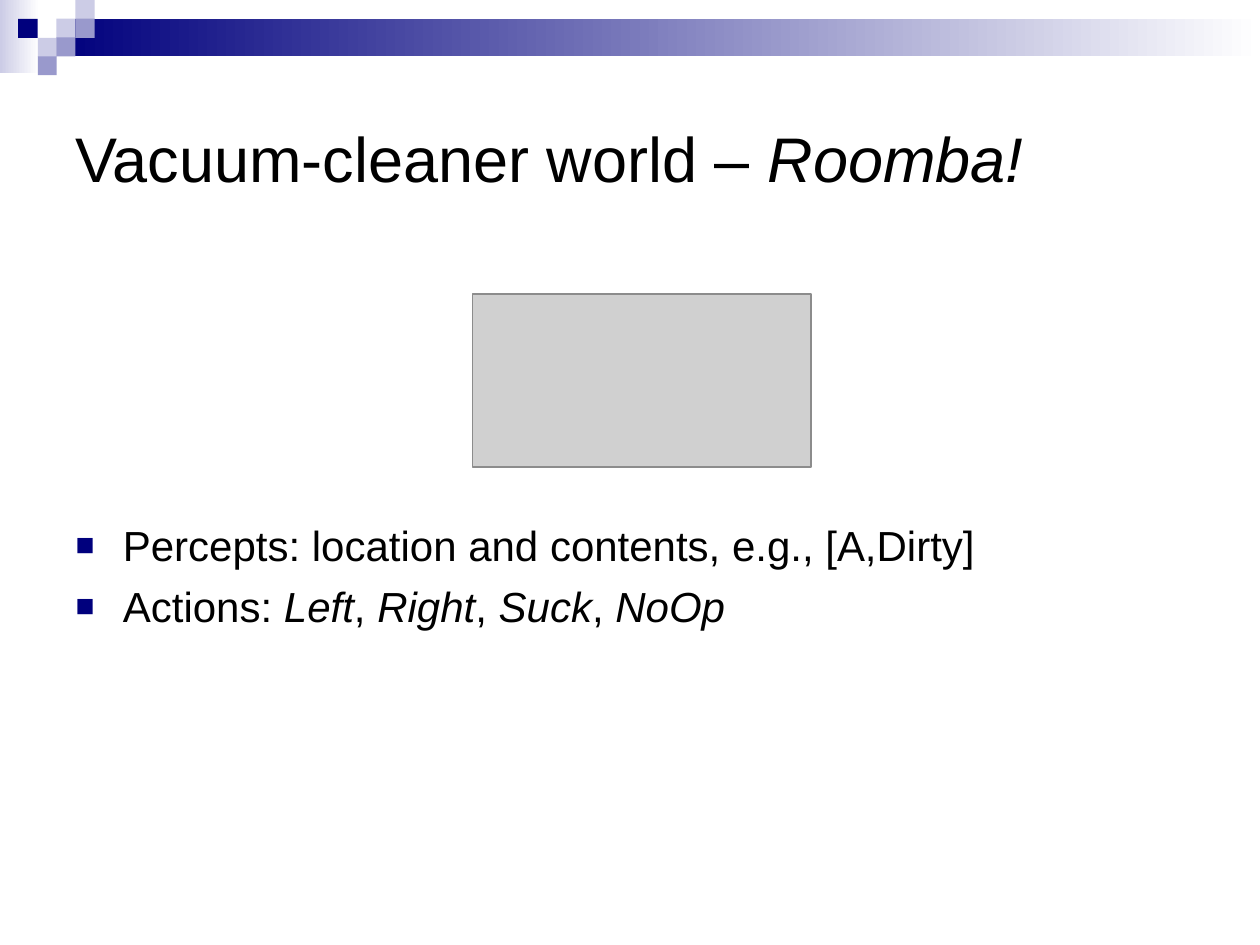
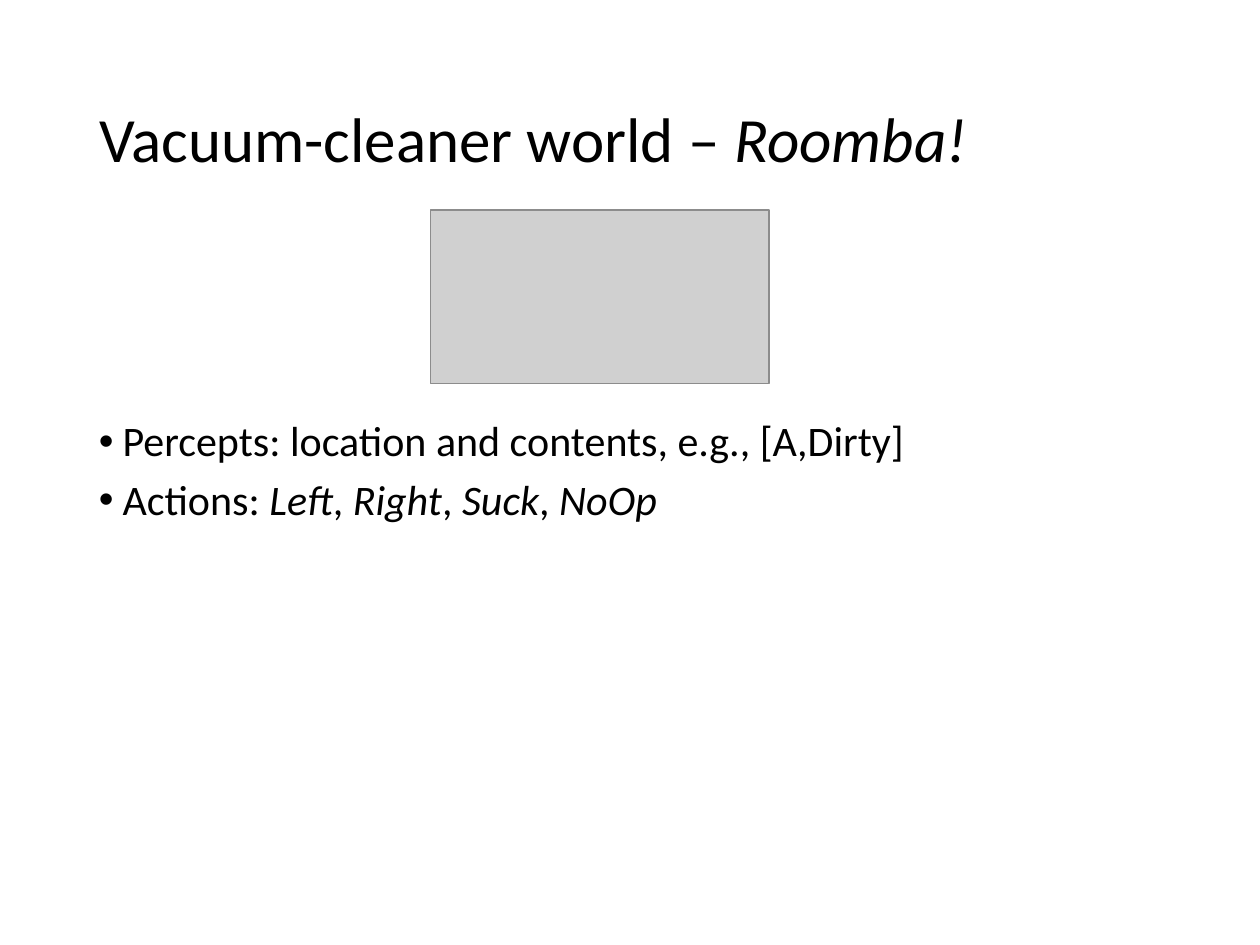
Before and after one commit to jayurbain/artificial-intelligence, a slide deck: slide 7 of slides/m2-agents.ppt (slide 6 before the commit). Drawn at 1260x945 pixels with LibreOffice and Linux fonts; fonts in the diff are those of the drawing; grey boxes stand for pictures. Boxes give left, top, right and bottom in pixels: in the first picture for what was removed or moved away, otherwise in the second. Text is boxed around its words. In the diff, an @@ line names an element or a change of style, - is before the commit and + after.

```diff
--- a/slides/m2-agents.ppt
+++ b/slides/m2-agents.ppt
@@ group removed at (0, 0, 1260, 76): 9 rectangles @@
@@ title "Vacuum-cleaner world – Roomba!": place and size @@
-title "Vacuum-cleaner world – Roomba!" at (76, 136, 1024, 183)
+title "Vacuum-cleaner world – Roomba!" at (99, 118, 967, 163)
@@ title "Vacuum-cleaner world – Roomba!" at (99, 118, 967, 163): font Arial to Calibri; line spacing 1 to 0.9 @@
@@ picture: place and size @@
-picture at (472, 294, 811, 466)
+picture at (431, 210, 770, 384)
@@ text "Percepts: location and contents, e.g., ...": place and size @@
-text "Percepts: location and contents, e.g., ..." at (123, 530, 974, 630)
+text "Percepts: location and contents, e.g., ..." at (123, 425, 904, 523)
@@ text "Percepts: location and contents, e.g., ..." at (123, 425, 904, 523): font Arial to Calibri; bullet ■ to •; line spacing 1 to 0.9; more space between paragraphs; bullet colour #00007D to #000000 @@
```
Also in this commit, not shown: 50 other slides changed, 2 slides added, 5 other files.
